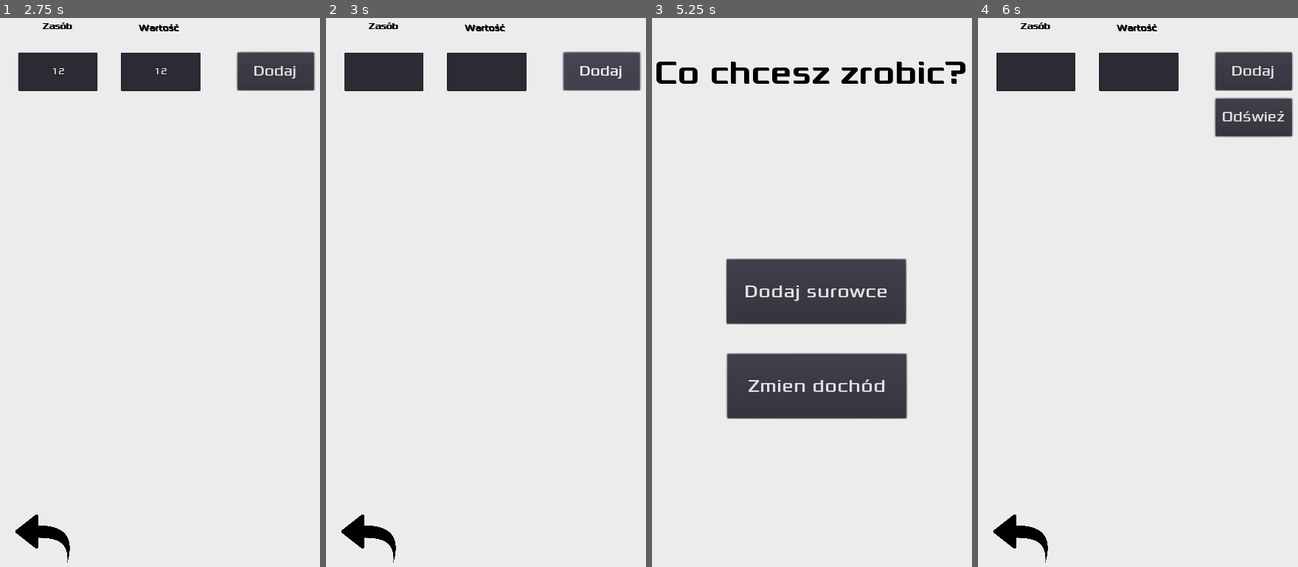
Above: before the commit, frames 1-4 (left to right).
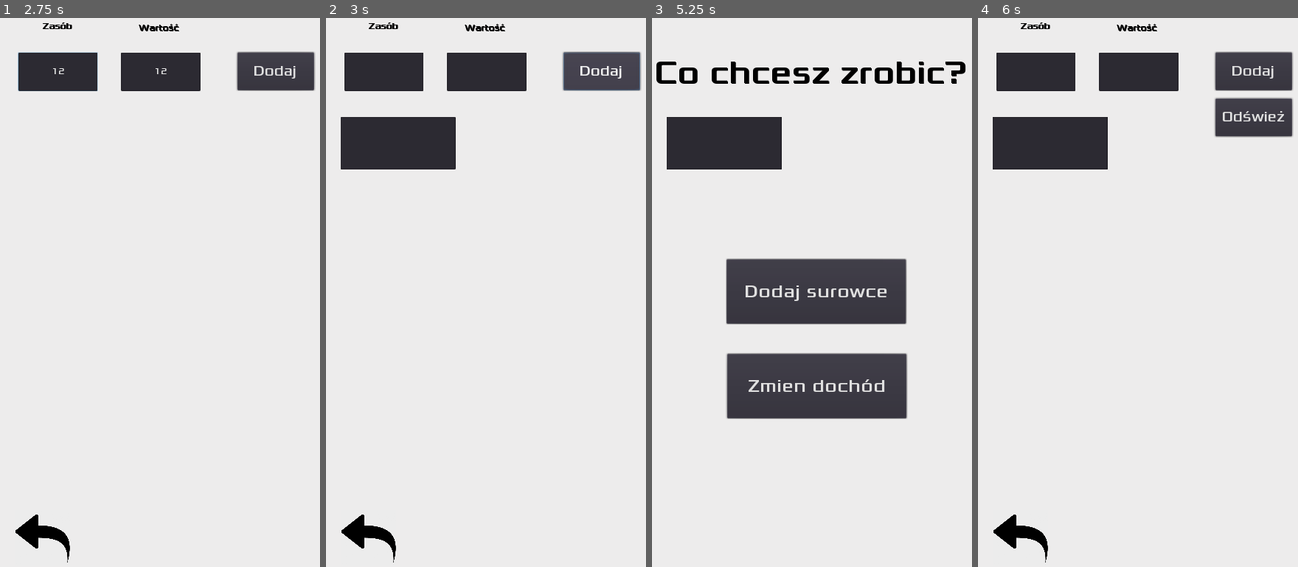
Above: after the commit, the same moments.

Repository: Leprawel/Chlopi_i_Sarmaci
Game: Godot game, scene res://Interface.tscn
Same seed, same stepped clock (60 frames per second), same inputs: the game is played once before the commit and once after it.
Inputs (mouse positions are in pixels of both pictures, inside the frame that each line leads up to):
- Up to frame 1 (2.75 s): click "Start" at 0.5 s; click "Dodaj surowce" at 1.25 s; click (160, 72) at 2.02 s; type "12" at 2.1 s; click (57, 72) at 2.25 s; type "12" at 2.33 s
- Up to frame 2 (3 s): click "Dodaj" at 2.75 s
- Up to frame 3 (5.25 s): click "Dodaj" at 3.5 s; click "Dodaj" at 4.25 s; click (693, 539) at 5 s
- Up to frame 4 (6 s): click "Zmien dochód" at 5.75 s

Frame 1 is identical in both runs. In frame 2, 3.4% of the frame differs, in the area x 4-41%, y 18-28%; in frame 3, 3.4%; in frame 4, 3.4%.
Error after the commit: Invalid call. Nonexistent function 'setText' in base 'Node2D'. (res://Interface.gd:55)

Commit message:
setText

Diff:
--- a/Interface.gd
+++ b/Interface.gd
@@ -4,6 +4,7 @@
 	$Menu.hide()
 	$Pancerni.hide()
 	$Pancerni2.hide()
+	$Text.hide()
 	date = OS.get_unix_time()
 
 func _on_Start_button_pressed():
@@ -32,8 +33,15 @@
 var new_date
 var score = 0
 var new_score = 0
+var size = 0
+
+onready var elem = preload('res://Text.tscn')
+
+func setText(val1,val2):
+	$Text/TextEdit.text = val1 + ":" + val2
 
 func Pancerni_add():
+	size = resource.size()
 	if resource.has($Pancerni/Resource.text):
 		resource[$Pancerni/Resource.text] += int($Pancerni/Value.text)
 	else :
@@ -41,6 +49,13 @@
 	$Pancerni/Resource.clear()
 	$Pancerni/Value.clear()
 	print(resource)
+	for i in range (0,size + 1):
+		var newElement = elem.instance()
+		add_child(newElement)
+		newElement.setText($Pancerni/Resource.text,$Pancerni/Value.text)
+		newElement.position = Vector2(0,i*100)
+		$Text.show()
+
 
 func Pancerni2_add():
 	if manufacturer.has($Pancerni2/Resource2.text):
@@ -56,11 +71,10 @@
 	score = new_date - date
 	new_score += score
 	date = new_date
-	while new_score >= 20:
-		if manufacturer.has("Drewno") || resource.has("Drewno"):
-			resource["Drewno"] += manufacturer["Drewno"]
-		if manufacturer.has("Kamien") || resource.has("Kamien"):
-			resource["Kamien"] += manufacturer["Kamien"]
-		new_score -= 20
+	while new_score >= 40:
+		for item in resource:
+			if manufacturer.has(item):
+				resource[item] += manufacturer[item]
+		new_score -= 40
 	print(resource)
 	print(new_score)
--- a/Interface.tscn
+++ b/Interface.tscn
@@ -1,10 +1,11 @@
-[gd_scene load_steps=12 format=2]
+[gd_scene load_steps=13 format=2]
 
 [ext_resource path="res://fonts/Xolonium-Regular.ttf" type="DynamicFontData" id=1]
 [ext_resource path="res://Interface.gd" type="Script" id=2]
 [ext_resource path="res://art/strzałka.jpg" type="Texture" id=3]
 [ext_resource path="res://Pancerni.gd" type="Script" id=4]
 [ext_resource path="res://Pancerni2.gd" type="Script" id=5]
+[ext_resource path="res://Text.tscn" type="PackedScene" id=6]
 
 [sub_resource type="DynamicFont" id=1]
 size = 31
@@ -301,6 +302,8 @@
 __meta__ = {
 "_edit_use_anchors_": false
 }
+
+[node name="Text" parent="." instance=ExtResource( 6 )]
 [connection signal="pressed" from="Start/Start_button" to="." method="_on_Start_button_pressed"]
 [connection signal="pressed" from="Menu/Add" to="." method="_on_Add_pressed"]
 [connection signal="pressed" from="Menu/Income" to="." method="_on_Income_pressed"]
--- a/Pancerni.gd
+++ b/Pancerni.gd
@@ -1,4 +1,5 @@
 extends Node2D
+
 
 func _on_Add_button_pressed():
 	get_node("..").Pancerni_add()
--- /dev/null
+++ b/Text.tscn
@@ -0,0 +1,20 @@
+[gd_scene load_steps=3 format=2]
+
+[ext_resource path="res://fonts/Xolonium-Regular.ttf" type="DynamicFontData" id=1]
+
+[sub_resource type="DynamicFont" id=4]
+size = 15
+font_data = ExtResource( 1 )
+
+[node name="Text" type="Node2D"]
+
+[node name="TextEdit" type="TextEdit" parent="."]
+margin_left = 57.2852
+margin_top = 200.706
+margin_right = 252.285
+margin_bottom = 289.706
+custom_fonts/font = SubResource( 4 )
+__meta__ = {
+"_edit_use_anchors_": false,
+"_editor_description_": ""
+}
--- a/project.godot
+++ b/project.godot
@@ -26,6 +26,22 @@
 window/stretch/mode="2d"
 window/stretch/aspect="keep"
 
+[input]
+
+ui_accept={
+"deadzone": 0.5,
+"events": [ Object(InputEventKey,"resource_local_to_scene":false,"resource_name":"","device":0,"alt":false,"shift":false,"control":false,"meta":false,"command":false,"pressed":false,"scancode":16777221,"unicode":0,"echo":false,"script":null)
+, Object(InputEventKey,"resource_local_to_scene":false,"resource_name":"","device":0,"alt":false,"shift":false,"control":false,"meta":false,"command":false,"pressed":false,"scancode":16777222,"unicode":0,"echo":false,"script":null)
+, Object(InputEventKey,"resource_local_to_scene":false,"resource_name":"","device":0,"alt":false,"shift":false,"control":false,"meta":false,"command":false,"pressed":false,"scancode":32,"unicode":0,"echo":false,"script":null)
+, Object(InputEventJoypadButton,"resource_local_to_scene":false,"resource_name":"","device":0,"button_index":0,"pressure":0.0,"pressed":false,"script":null)
+ ]
+}
+ui_end={
+"deadzone": 0.5,
+"events": [ Object(InputEventKey,"resource_local_to_scene":false,"resource_name":"","device":0,"alt":false,"shift":false,"control":false,"meta":false,"command":false,"pressed":false,"scancode":16777230,"unicode":0,"echo":false,"script":null)
+ ]
+}
+
 [rendering]
 
 quality/driver/driver_name="GLES2"
